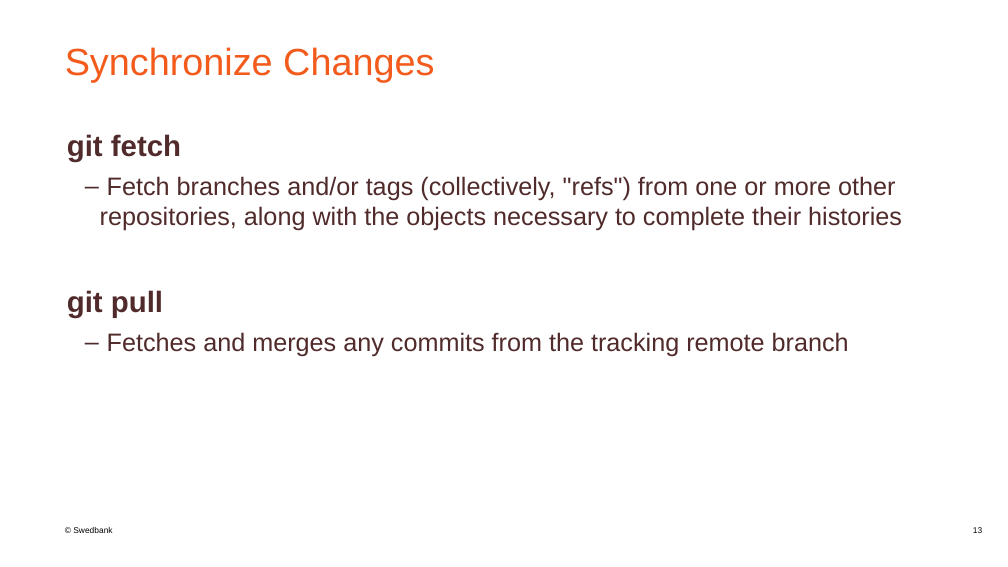
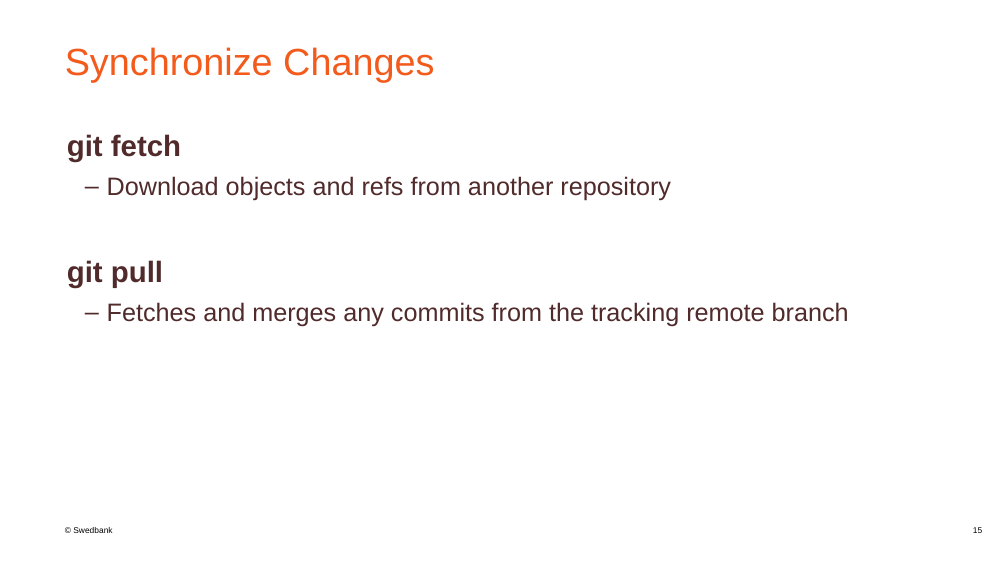
Before and after one commit to JurgisSi/git-slides, a slide deck: slide 15 of GIT.pptx (slide 13 before the commit). Drawn at 1008x567 pixels with LibreOffice and Linux fonts; fonts in the diff are those of the drawing; background and template pictures are left out. Boxes give left, top, right and bottom in pixels: in the first picture for what was removed or moved away, otherwise in the second. Text is boxed around its words. In the diff, an @@ line names an element or a change of style, - is before the commit and + after.

```diff
--- a/GIT.pptx
+++ b/GIT.pptx
@@ text at [107,176,671,201]: text changed @@
-  – Fetch branches and/or tags (collectively, "refs") from one or more other repositories, along with the objects necessary to complete their histories
+  – Download objects and refs from another repository
```
Also in this commit, not shown: 5 other slides changed, 2 slides added, 1 other file.
